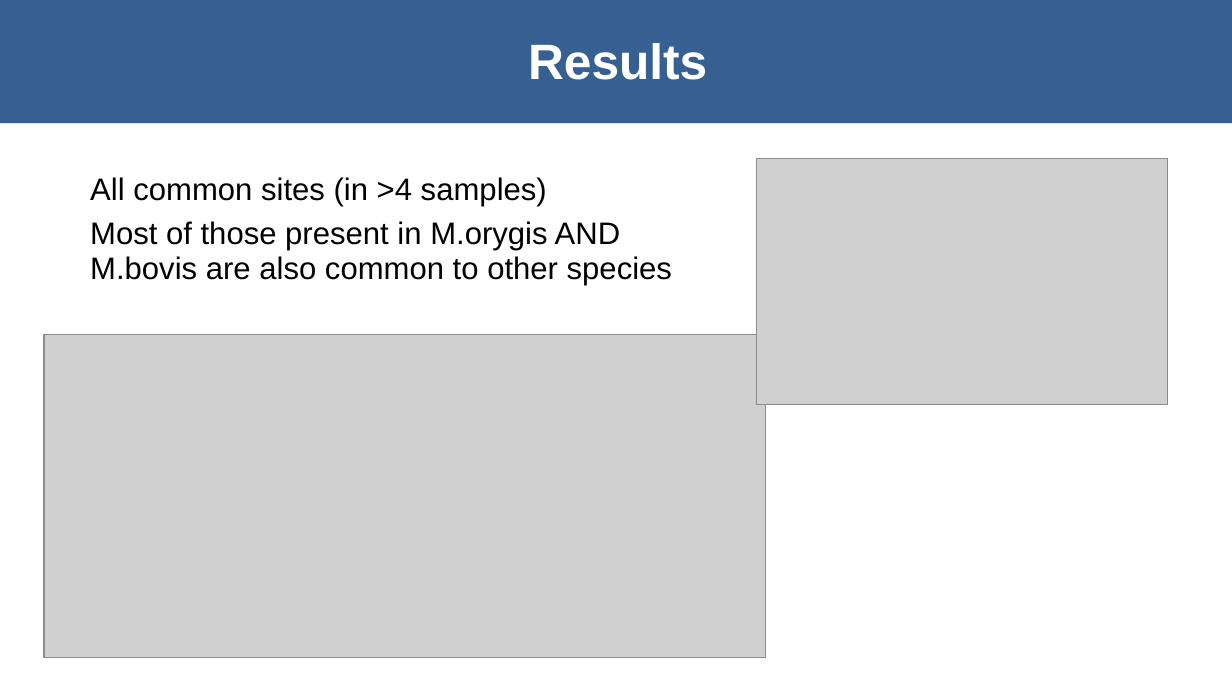
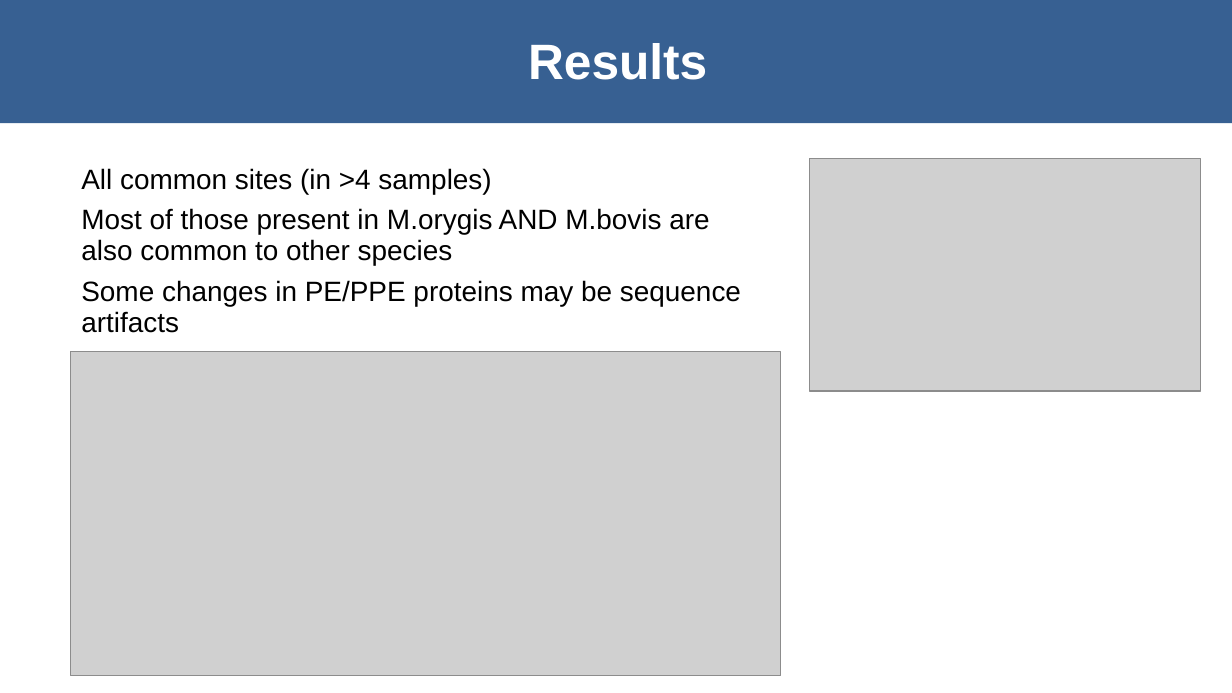
Before and after one commit to dmnfarrell/mtbdiff, a slide deck: slide 16 of orygis_project/talk_nov19.odp (slide 13 before the commit). Drawn at 1232x693 pixels with LibreOffice and Linux fonts; fonts in the diff are those of the drawing; grey boxes stand for pictures. Boxes give left, top, right and bottom in pixels: in the first picture for what was removed or moved away, otherwise in the second. Text is boxed around its words. In the diff, an @@ line names an element or a change of style, - is before the commit and + after.

```diff
--- a/orygis_project/talk_nov19.odp
+++ b/orygis_project/talk_nov19.odp
@@ text "All common sites (in >4 ...": place and size @@
-text "All common sites (in >4 ..." at <box>90,177,672,285</box>
+text "All common sites (in >4 ..." at <box>81,168,741,333</box>
@@ text at <box>81,168,709,266</box>: size 20 to 18 pt in "All common sites (in >4 samples)", "Most of those present in M.orygis AND ..." @@
@@ picture: place and size @@
-picture at <box>757,159,1167,405</box>
+picture at <box>809,159,1201,391</box>
@@ text at <box>81,280,741,333</box>: paragraph added @@
+Some changes in PE/PPE proteins may be sequence artifacts
@@ picture: place and size @@
-picture at <box>44,334,766,658</box>
+picture at <box>70,352,781,676</box>
```
Also in this commit, not shown: 8 other slides changed, 8 slides added, 6 slides removed, 6 other files.
